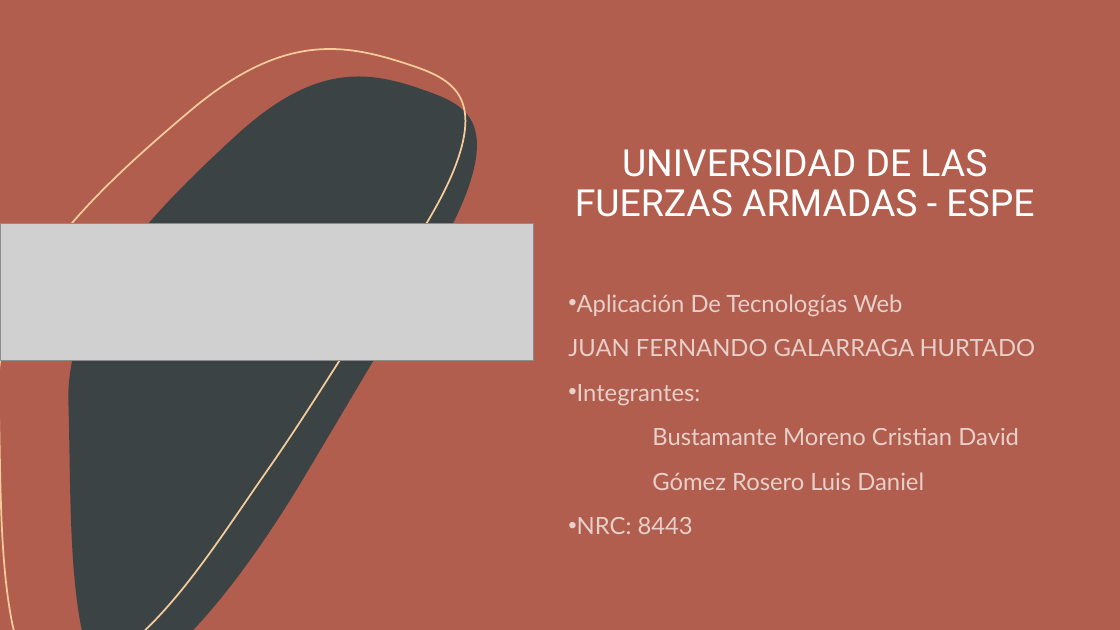
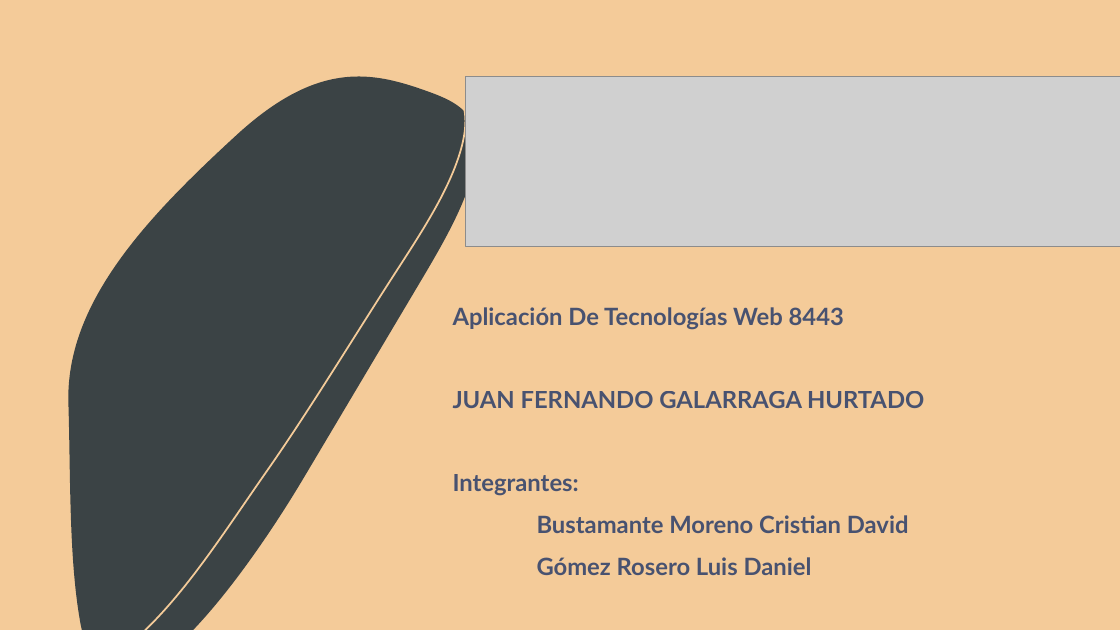
Before and after one commit to 8443-cdbustamante/8443Gp2-Lab1, a slide deck: slide 1 of 8443_Grupo2_TAREA_GRUPAL.pptx. Drawn at 1120x630 pixels with LibreOffice and Linux fonts; fonts in the diff are those of the drawing; grey boxes stand for pictures. Boxes give left, top, right and bottom in pixels: in the first picture for what was removed or moved away, otherwise in the second. Text is boxed around its words. In the diff, an @@ line names an element or a change of style, - is before the commit and + after.

```diff
--- a/8443_Grupo2_TAREA_GRUPAL.pptx
+++ b/8443_Grupo2_TAREA_GRUPAL.pptx
@@ background #B15E4E to #F4CB99 @@
@@ rectangle at bbox=[0, 0, 1120, 630]: fill #B15E4E to #F4CB99 @@
@@ picture: place and size @@
-picture at bbox=[0, 223, 534, 361]
+picture at bbox=[465, 76, 1120, 247]
@@ title removed at bbox=[575, 149, 1034, 217] @@
-UNIVERSIDAD DE LAS FUERZAS ARMADAS - ESPE
@@ subtitle "Aplicación De Tecnologías Web 8443": place and size @@
-subtitle "Aplicación De Tecnologías Web 8443" at bbox=[568, 294, 1036, 534]
+subtitle "Aplicación De Tecnologías Web 8443" at bbox=[453, 307, 924, 575]
@@ subtitle at bbox=[453, 307, 844, 330]: text changed; text colour #FFFFFF at 70% opacity to #002060 at 70% opacity; bold on @@
-• Aplicación De Tecnologías Web
+Aplicación De Tecnologías Web 8443
@@ subtitle at bbox=[453, 391, 924, 575]: text colour #FFFFFF at 70% opacity to #002060 at 70% opacity, bold on in "JUAN FERNANDO GALARRAGA HURTADO", "Integrantes:", "Bustamante Moreno Cristian David", "Gómez Rosero Luis Daniel"; line spacing 1.15 to 1.05; bullet • to none @@
@@ subtitle at bbox=[577, 517, 693, 534]: paragraph removed @@
-• NRC: 8443
```
Also in this commit, not shown: 2 other slides changed.
